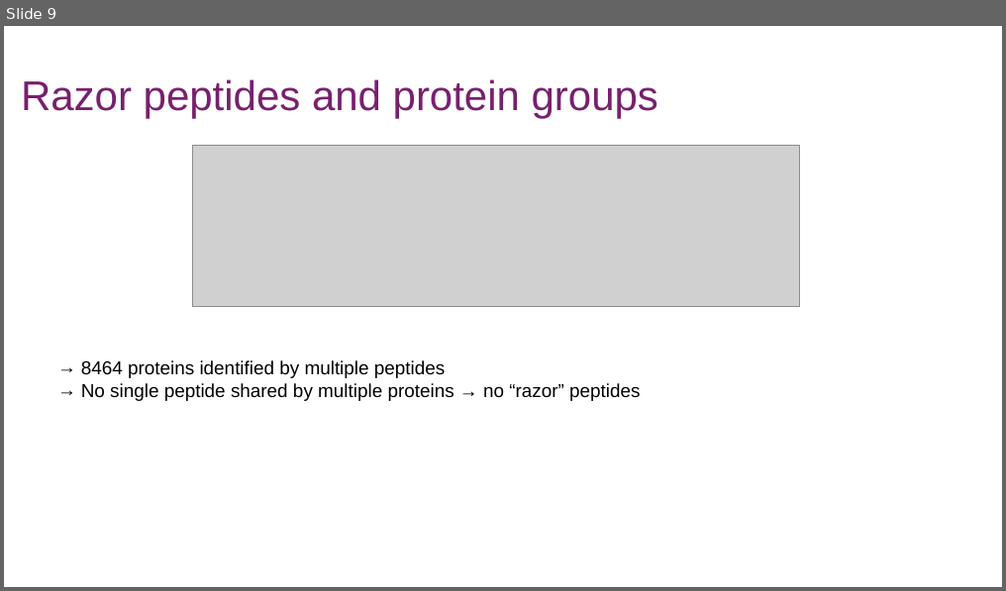
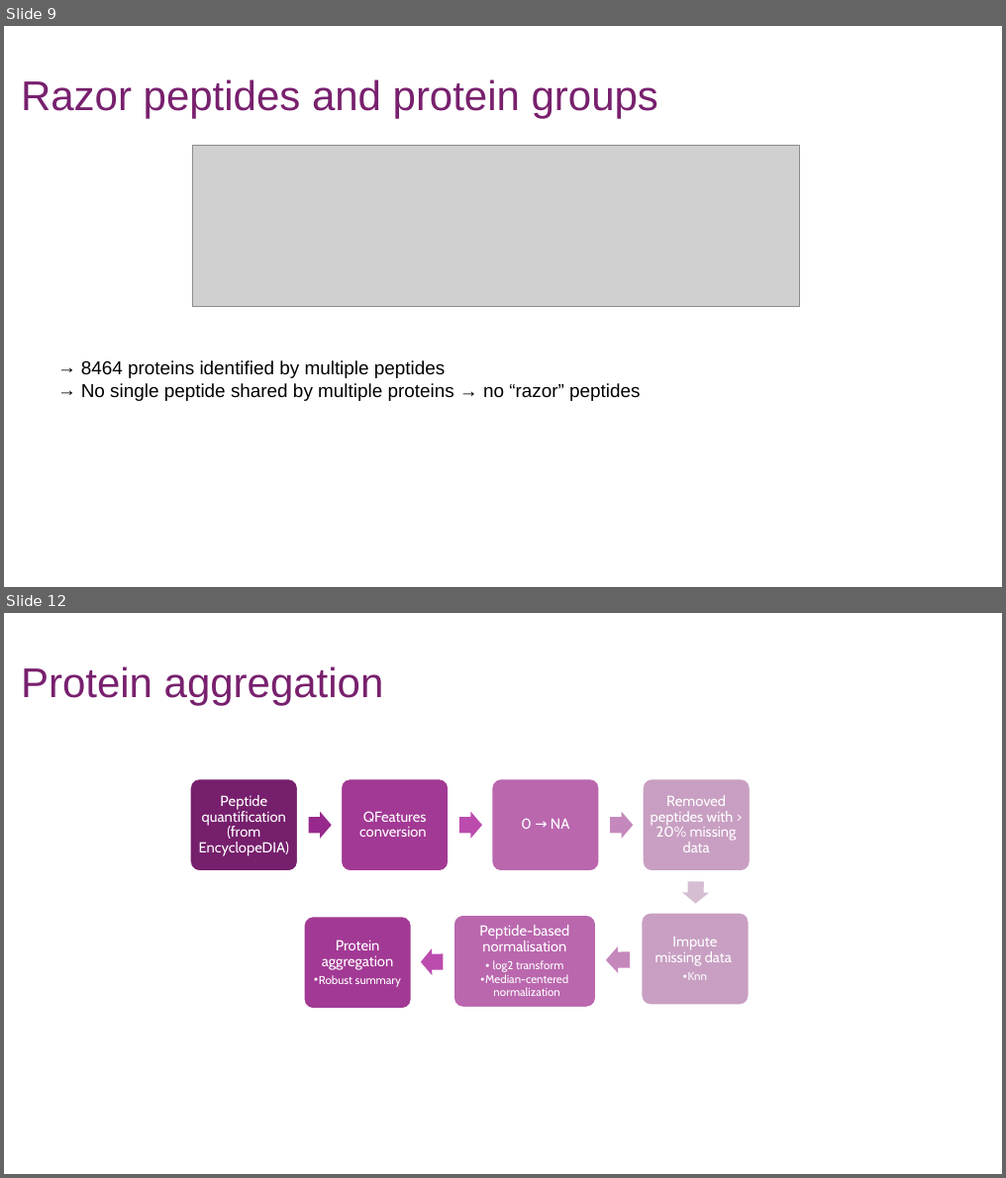
Before and after one commit to jafarilab/MSProt2025, a slide deck: team1/Team1_presentation.pptx. Shown one above the other, each under a label of ours: slide 9 before the commit, slides 9 and 12 after it; the slides between them are not shown. The pictures are 1006x591 and 1006x1178 pixels, drawn with LibreOffice and Linux fonts; fonts in the diff are those of the drawing; grey boxes stand for pictures. Boxes give left, top, right and bottom in pixels: in the first picture for what was removed or moved away, otherwise in the second. Text is boxed around its words. In the diff, an @@ line names an element or a change of style, - is before the commit and + after.

Commit message:
Update PP
PP update including peptide imputation & normalization, protein aggregation, and DEA

```diff
--- a/team1/Team1_presentation.pptx
+++ b/team1/Team1_presentation.pptx
@@ slide 12 added at box(4, 613, 1002, 1174), background #FFFFFF @@
@@ title added at box(21, 666, 384, 706), 40 pt, text #78206E @@
+Protein aggregation
@@ group added at box(190, 779, 750, 1009): 7 rounded rectangles, 7 texts, 6 right arrows @@
+Peptide quantification (from EncyclopeDIA)
+QFeatures conversion
+0 → NA
+Removed peptides with > 20% missing data
+Impute missing data
+  • Knn
+Peptide-based normalisation
+  • log2 transform
+  • Median-centered normalization
+Protein aggregation
+  • Robust summary
```
Also in this commit, not shown: 1 slide changed, 4 other slides added, 1 slide removed, 1 other file.
